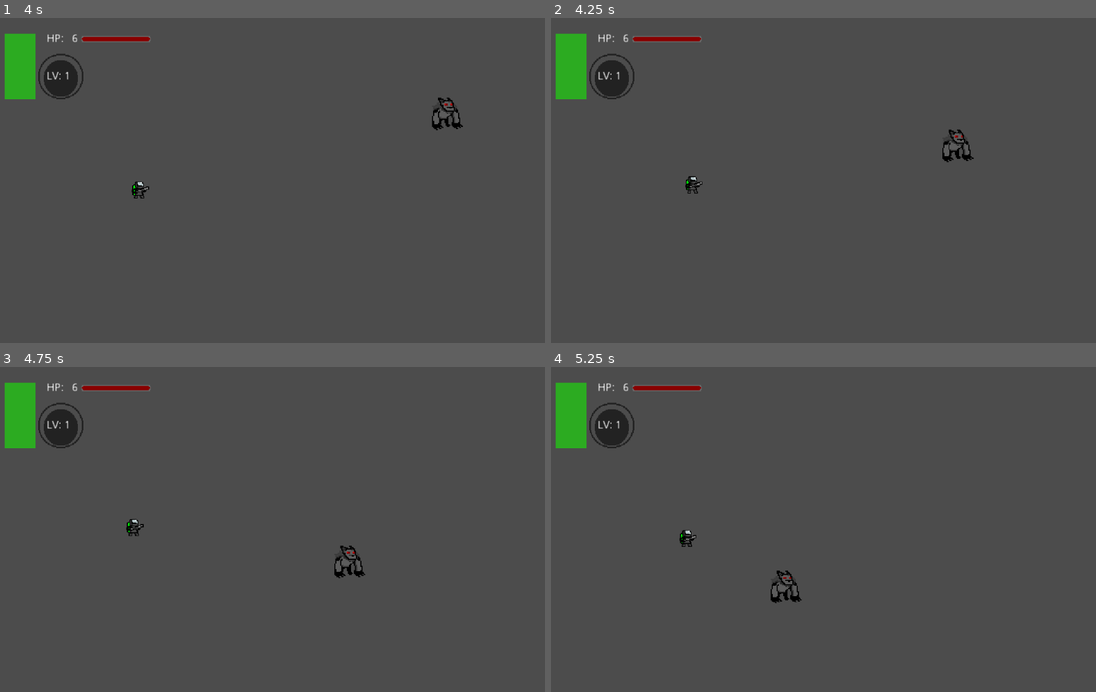
Above: before the commit, frames 1-4 (two rows, left to right).
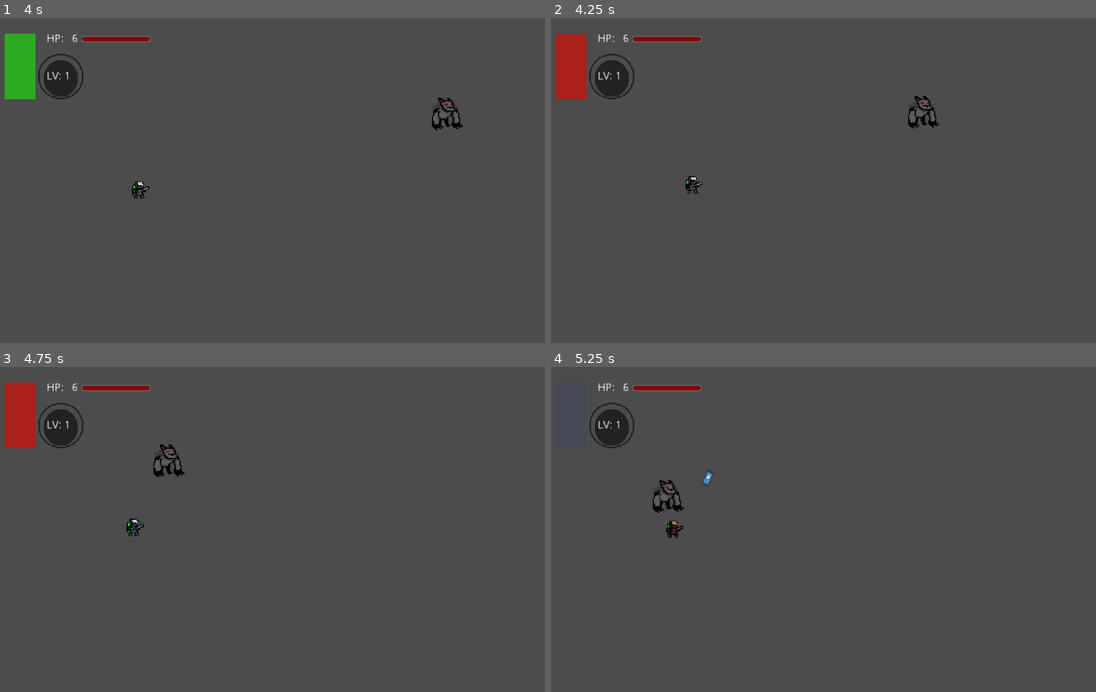
Above: after the commit, the same moments.

Repository: Grupo-DELU/codename-chiguirazo
Game: Godot game, scene res://Scenes/Main.tscn
The game is run twice, just before and just after one commit, with the same random seed, the same clock (stepped at 60 frames per second) and the same inputs. The engine's default icon, where the game draws it, is replaced by a stand-in: a white triangle on a blue panel in a dark square.
Inputs (mouse positions are in pixels of both pictures, inside the frame that each line leads up to):
- Up to frame 1 (4 s): move the mouse to (386, 164) at 0.52 s; hold Right (right) 0.53-1.28 s; click (386, 164) at 0.6 s; move the mouse to (158, 196) at 1.27 s; hold Down (down) 1.28-2.03 s; click (158, 196) at 1.35 s; move the mouse to (321, 109) at 2.02 s; hold Right (right) 2.03-2.78 s; click (321, 109) at 2.1 s; tap Enter at 2.75 s; move the mouse to (239, 245) at 2.77 s; hold Up (up) 2.78-3.53 s; click (239, 245) at 2.85 s; move the mouse to (436, 229) at 3.52 s; hold Left (left) from 3.53 s (still down); click (436, 229) at 3.6 s
- Up to frame 2 (4.25 s): keep holding Left (left); tap Space (skill1) at 4.15 s
- Up to frame 3 (4.75 s): keep holding Left (left); move the mouse to (98, 480) at 4.27 s; click (98, 480) at 4.35 s
- Up to frame 4 (5.25 s): tap Q (skill2) at 4.9 s; move the mouse to (845, 529) at 5.02 s; release Left (left) at 5.03 s; hold Down (down) from 5.03 s (still down); click (845, 529) at 5.1 s

Frame 1 is identical in both runs. In frame 2, 1.6% of the frame differs, in the area x 0-78%, y 4-45%; in frame 3, 1.6%; in frame 4, 1.9%, in the area x 0-47%, y 4-73%.

Commit message:
MULTISKILLS

Diff:
--- a/Scenes/BP_Lil_Wolf.tscn
+++ b/Scenes/BP_Lil_Wolf.tscn
@@ -7,6 +7,7 @@
 [ext_resource path="res://Scenes/BS_Wolf_Skill2.tscn" type="PackedScene" id=5]
 [ext_resource path="res://Scripts/BP_player_movement.gd" type="Script" id=6]
 [ext_resource path="res://Sprites/Lobito.png" type="Texture" id=7]
+[ext_resource path="res://Scenes/BS_Wolf_Skill1.tscn" type="PackedScene" id=8]
 
 [node name="Player" instance=ExtResource( 1 )]
 script = ExtResource( 2 )
@@ -17,7 +18,9 @@
 [node name="Attack" parent="." index="1"]
 script = ExtResource( 4 )
 
-[node name="Skill1" parent="Attack" index="2" instance=ExtResource( 5 )]
+[node name="Skill1" parent="Attack" index="2" instance=ExtResource( 8 )]
+
+[node name="Skill2" parent="Attack" index="3" instance=ExtResource( 5 )]
 
 [node name="Movement" parent="." index="2"]
 script = ExtResource( 6 )
--- a/Scripts/Attack/BP_pl_attack.gd
+++ b/Scripts/Attack/BP_pl_attack.gd
@@ -5,14 +5,27 @@
 #Atributos
 
 onready var Player :KinematicBody2D = get_parent()
-onready var Skill1 :Node2D = $"Skill1"
+
+#onready var Skill1 :Node2D = $"Skill1"
+var skill_count :int = 0
+var Skill1 :Node2D = null
+var Skill2 :Node2D = null
+var Skill3 :Node2D = null
+onready var skills :Dictionary ={
+	"skill1" :Skill1, "skill2" :Skill2, "skill3" :Skill3}
 #Metodos
+
+func _ready():
+	for i in get_children():
+		if "Skill" in i.name:
+			Register_skill(i)
+
 func _physics_process(delta):
 	if Input.is_action_just_pressed("attack") and c_attack:
 		Basic_attack()
-	if Input.is_action_just_pressed("skill1") and Skill1.can_use:
-		Skill1.Use_skill()
-	#match (skill_input) ???
+	#if Input.is_action_just_pressed("skill1") and skills["skill1"].can_use:
+	#	Skill1.Use_skill()
+	Check_for_skills()
 
 func Basic_attack() -> void:
 	Attack_timer.start()
@@ -24,3 +37,20 @@
 			STimer = node.STimer
 			break
 	STimer.wait_time = time
+
+func Check_for_skills() -> void:
+	for input in skills.keys():
+		if Input.is_action_pressed(input):
+			if skills[input] != null:
+				print("skill exists")
+				if skills[input].can_use:
+					skills[input].Use_skill()
+
+func Register_skill(skill :Node2D) -> void:
+	skill_count +=1
+	skill.name = "Skill"+str(skill_count)
+
+	match skill_count:
+		1: skills["skill1"] = $"Skill1"
+		2: skills["skill2"] = $"Skill2"
+		3: skills["skill3"] = $"Skill3"
--- a/Scripts/WS_dash.gd
+++ b/Scripts/WS_dash.gd
@@ -1,7 +1,7 @@
 extends "res://Scripts/BS_base_skill.gd"
 
 export(float) var dash_duration :float = 1
-export(float) var dash_distance :float = 100
+export(float) var dash_distance :float = 50
 var dash_speed :float
 var direction :Vector2
 
Not shown: 1 places in Scenes/BP_Lil_Wolf.tscn that only renumber resources
